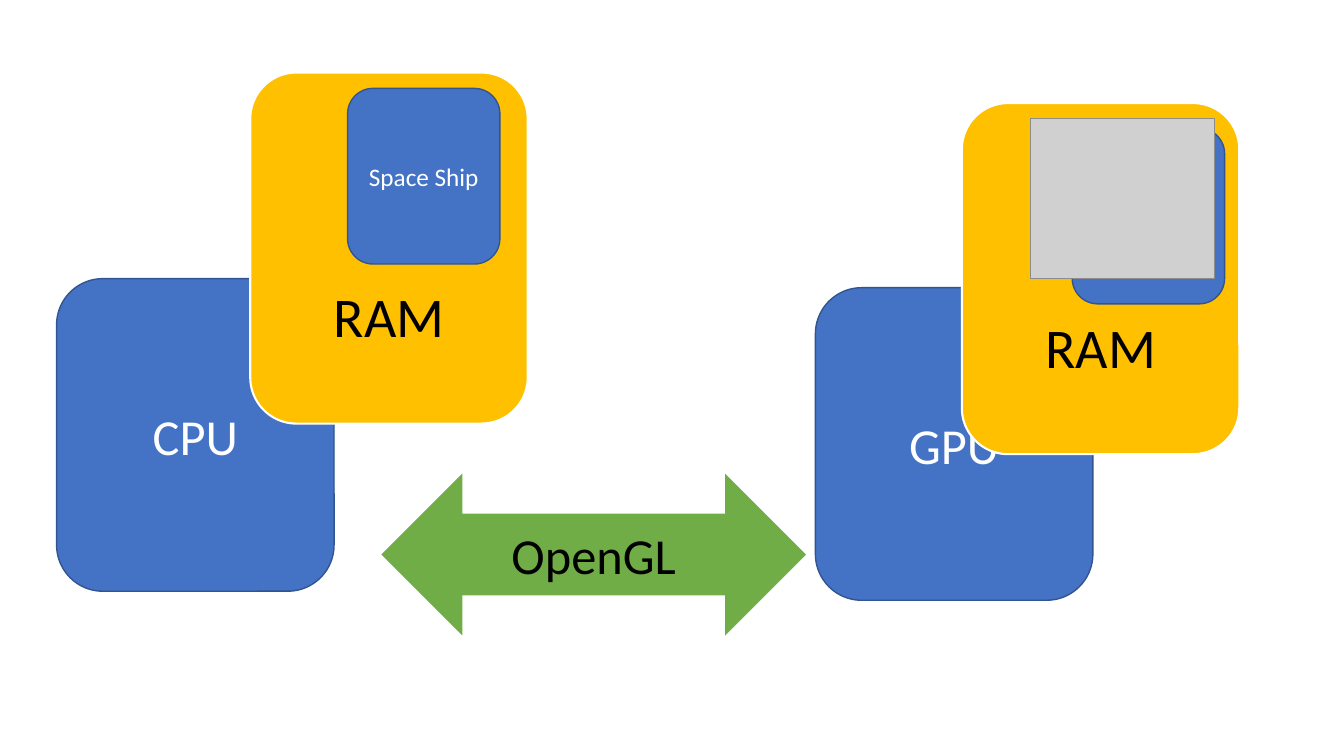
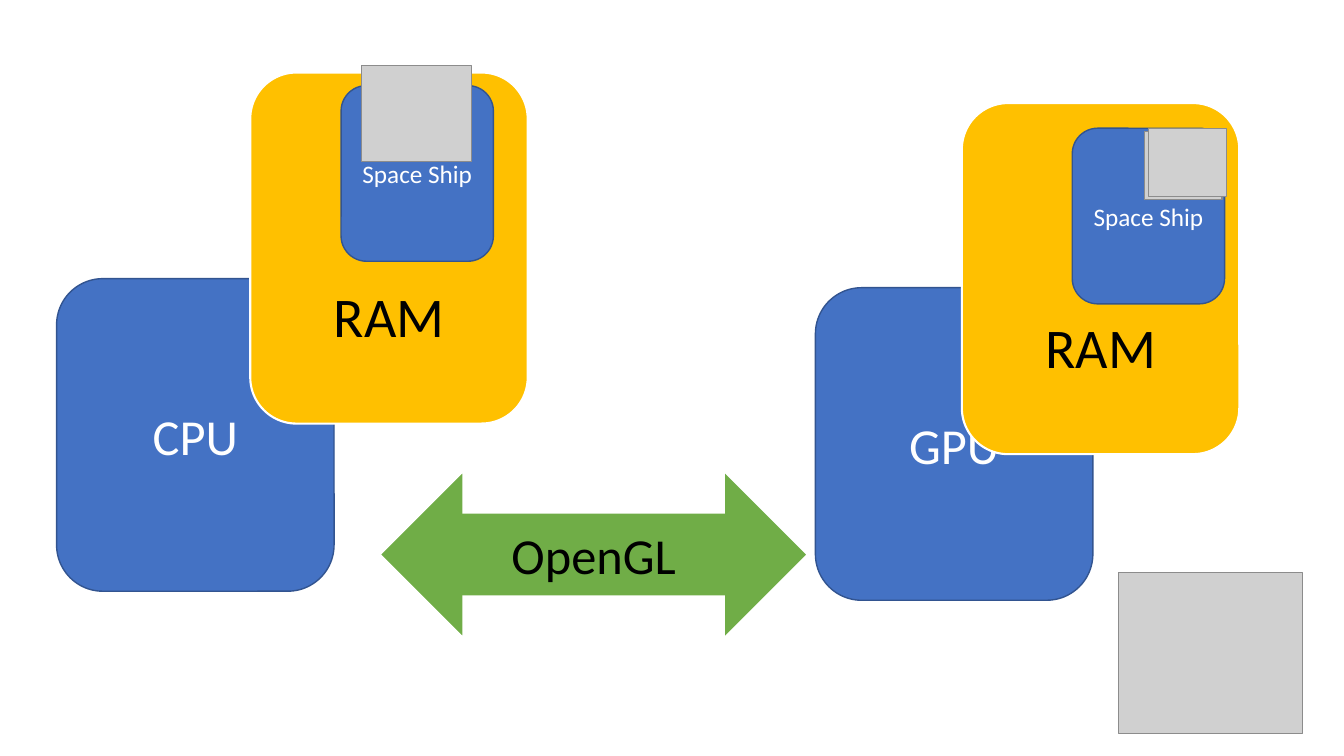
Before and after one commit to Freethetan/INFO3111-S21, a slide deck: slide 1 of Day2Day/Day_01/S1_Note.pptx. Drawn at 1344x756 pixels with LibreOffice and Linux fonts; fonts in the diff are those of the drawing; grey boxes stand for pictures. Boxes give left, top, right and bottom in pixels: in the first picture for what was removed or moved away, otherwise in the second. Text is boxed around its words. In the diff, an @@ line names an element or a change of style, - is before the commit and + after.

```diff
--- a/Day2Day/Day_01/S1_Note.pptx
+++ b/Day2Day/Day_01/S1_Note.pptx
@@ rounded rectangle "Space Ship": place and size @@
-rounded rectangle "Space Ship" at [348,89,500,264]
+rounded rectangle "Space Ship" at [341,86,493,261]
@@ picture added at [361,66,471,162] @@
@@ picture added at [1144,131,1222,200] @@
@@ picture added at [1148,128,1226,197] @@
@@ text in rounded rectangle at [1094,208,1203,230]: text added @@
+Space Ship
@@ picture: place and size @@
-picture at [1031,118,1215,278]
+picture at [1119,573,1303,733]
```
Also in this commit, not shown: 1 other slide changed, 8 other files.
